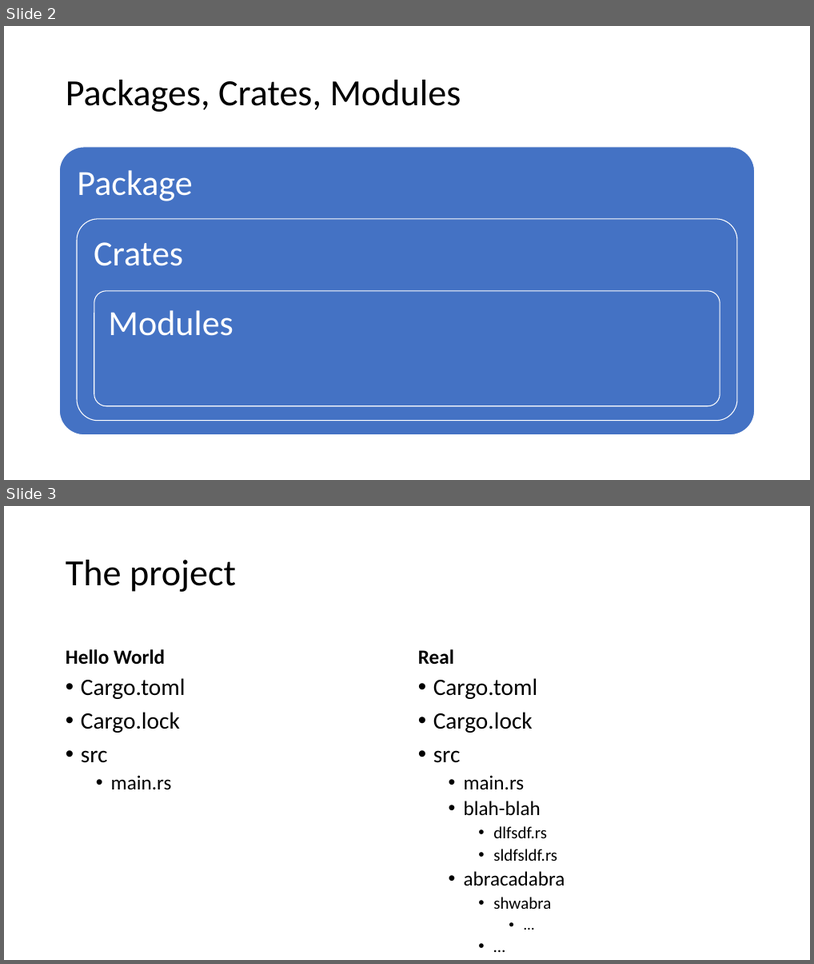
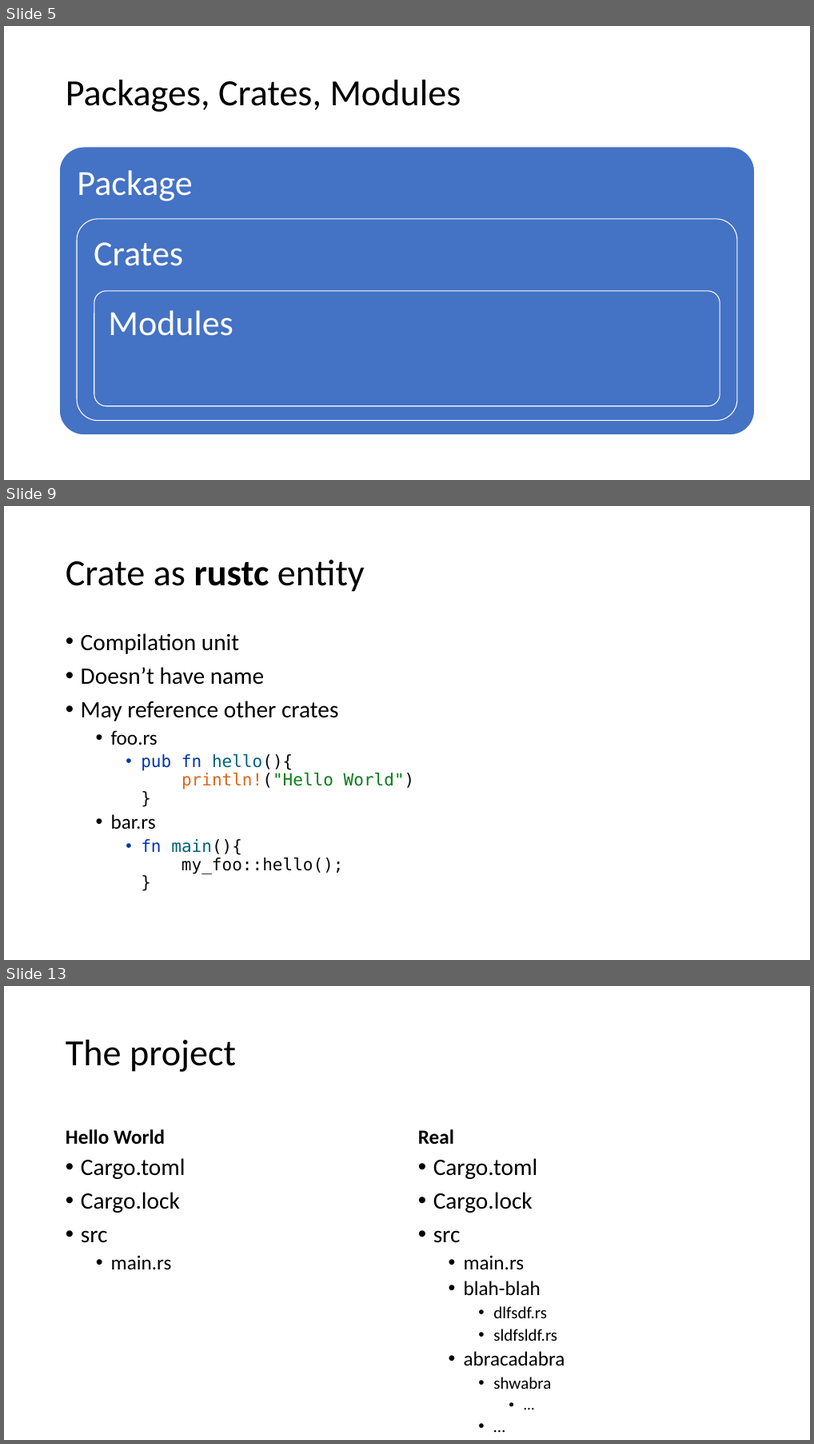
Before and after one commit to kugushev/course-rust-basics, a slide deck: src/07-Modules/07-Modules.pptx. Shown one above the other, each under a label of ours: slides 2 and 3 before the commit, slides 5, 9 and 13 after it; the slides between them are not shown. The pictures are 814x964 and 814x1444 pixels, drawn with LibreOffice and Linux fonts; fonts in the diff are those of the drawing. Boxes give left, top, right and bottom in pixels: in the first picture for what was removed or moved away, otherwise in the second. Text is boxed around its words. In the diff, an @@ line names an element or a change of style, - is before the commit and + after.

```diff
--- a/src/07-Modules/07-Modules.pptx
+++ b/src/07-Modules/07-Modules.pptx
@@ slide 9 added at [4, 506, 810, 960], background #FFFFFF @@
@@ title added at [66, 560, 365, 592], 44 pt, text #000000 @@
+Crate as rustc entity
@@ text added at [81, 633, 415, 874], 20 pt, text #000000 @@
+• Compilation unit
+• Doesn’t have name
+• May reference other crates
+  • foo.rs
+    • pub fn hello(){
+      println!("Hello World")
+      }
+  • bar.rs
+    • fn main(){
+      my_foo::hello();
+      }
@@ what was slide 2 is now slide 5 @@
@@ what was slide 3 is now slide 13 @@
```
Also in this commit, not shown: 10 other slides added.
